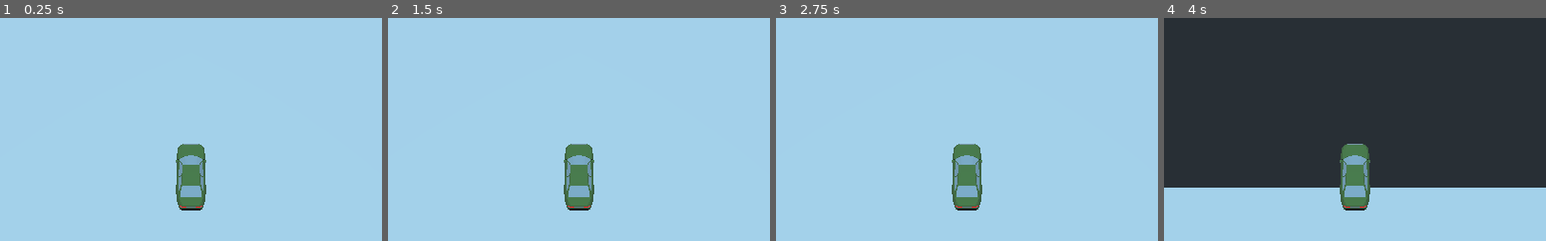
Above: before the commit, frames 1-4 (left to right).
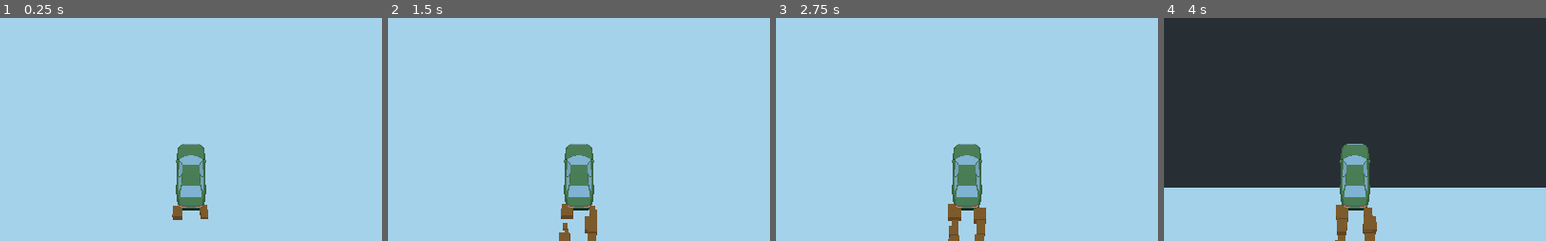
Above: after the commit, the same moments.

Repository: 12Boti/CarEdu
Game: Godot game, scene res://GameScene.tscn
The game is run twice, just before and just after one commit, with the same random seed, the same clock (stepped at 60 frames per second) and the same inputs.
Inputs:
- Up to frame 1 (0.25 s): no input
- Up to frame 2 (1.5 s): no input
- Up to frame 3 (2.75 s): no input
- Up to frame 4 (4 s): no input
The pictures show only the part of the screen within x 25-75%, y 50-100%; the shares and areas given below are measured in that part.

The runs differ from the first frame. In frame 1, 0.3% of the frame differs, in the area x 45-55%, y 83-91%; in frame 2, 0.8%; in frame 3, 0.9%; in frame 4, 0.9%, in the area x 44-56%, y 83-100%.

Commit message:
wheel particles

Diff:
--- a/GameScene.tscn
+++ b/GameScene.tscn
@@ -1,7 +1,8 @@
-[gd_scene load_steps=5 format=2]
+[gd_scene load_steps=6 format=2]
 
 [ext_resource path="res://assets/3d_car_customizable/car.tscn" type="PackedScene" id=1]
 [ext_resource path="res://Main.gd" type="Script" id=2]
+[ext_resource path="res://WheelParticles.tscn" type="PackedScene" id=3]
 
 [sub_resource type="BoxShape" id=1]
 extents = Vector3( 50, 1, 50 )
@@ -28,3 +29,9 @@
 
 [node name="Car" parent="." instance=ExtResource( 1 )]
 transform = Transform( -1, 0, -8.74228e-08, 0, 1, 0, 8.74228e-08, 0, -1, 0, 0.850949, 29.184 )
+
+[node name="LeftParticles" parent="Car" instance=ExtResource( 3 )]
+transform = Transform( 1, 0, 0, 0, 1, 0, 0, 0, 1, 0.8, -0.4, -2 )
+
+[node name="RightParticles" parent="Car" instance=ExtResource( 3 )]
+transform = Transform( 1, 0, 0, 0, 1, 0, 0, 0, 1, -0.8, -0.4, -2 )
--- a/Main.gd
+++ b/Main.gd
@@ -2,12 +2,20 @@
 
 onready var car := get_node("Car") as KinematicBody
 onready var camera := get_node("Camera") as Camera
+onready var wheel_particles: Array = [get_node("Car/LeftParticles"), get_node("Car/RightParticles")]
 
 # how fast the camera and the car move
 var speed := 20.0
+# how fast the wheel particles move relative to the car
+var wheel_particle_speed := 3.0
 
 func _process(delta: float):
-	# move_and_slide handles `delta`
-	car.move_and_slide(Vector3.FORWARD * speed)
 	# normal `translate` would move it in the direction it's facing
 	camera.global_translate(Vector3.FORWARD * speed * delta)
+	for p in wheel_particles:
+		var mat := (p as Particles).process_material as ParticlesMaterial
+		mat.initial_velocity = speed - wheel_particle_speed
+
+func _physics_process(_delta: float):
+	# move_and_slide handles `delta`
+	var _new_velocity = car.move_and_slide(Vector3.FORWARD * speed)
--- /dev/null
+++ b/WheelParticles.tscn
@@ -0,0 +1,26 @@
+[gd_scene load_steps=4 format=2]
+
+[sub_resource type="SpatialMaterial" id=5]
+albedo_color = Color( 0.760784, 0.427451, 0.156863, 1 )
+
+[sub_resource type="ParticlesMaterial" id=3]
+emission_shape = 1
+emission_sphere_radius = 0.1
+direction = Vector3( 0, 0, 1 )
+spread = 0.0
+gravity = Vector3( 0, -1, 0 )
+angular_velocity_random = 1.0
+radial_accel_random = 1.0
+damping = 1.0
+scale = 4.0
+scale_random = 1.0
+
+[sub_resource type="CubeMesh" id=4]
+size = Vector3( 0.2, 0.2, 0.2 )
+
+[node name="Particles" type="Particles"]
+material_override = SubResource( 5 )
+visibility_aabb = AABB( -4, -4.56982, -4, 8, 8, 8 )
+local_coords = false
+process_material = SubResource( 3 )
+draw_pass_1 = SubResource( 4 )
--- a/project.godot
+++ b/project.godot
@@ -20,7 +20,6 @@
 
 [rendering]
 
-quality/driver/driver_name="GLES2"
 vram_compression/import_etc=true
 vram_compression/import_etc2=false
 environment/default_environment="res://default_env.tres"
